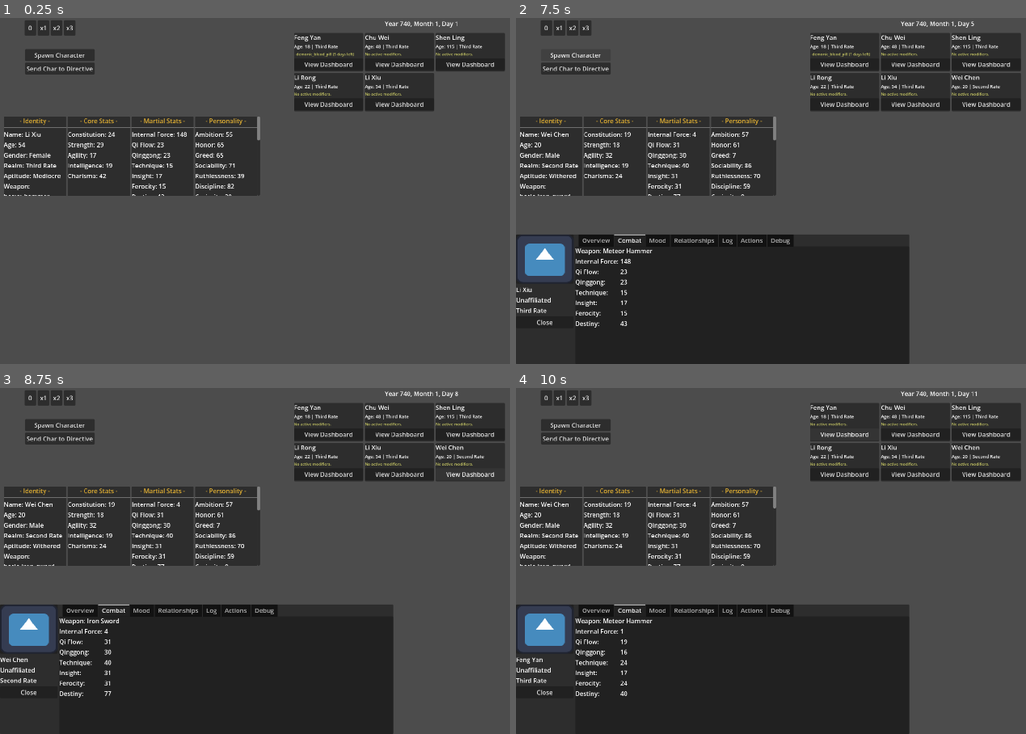
Above: before the commit, frames 1-4 (two rows, left to right).
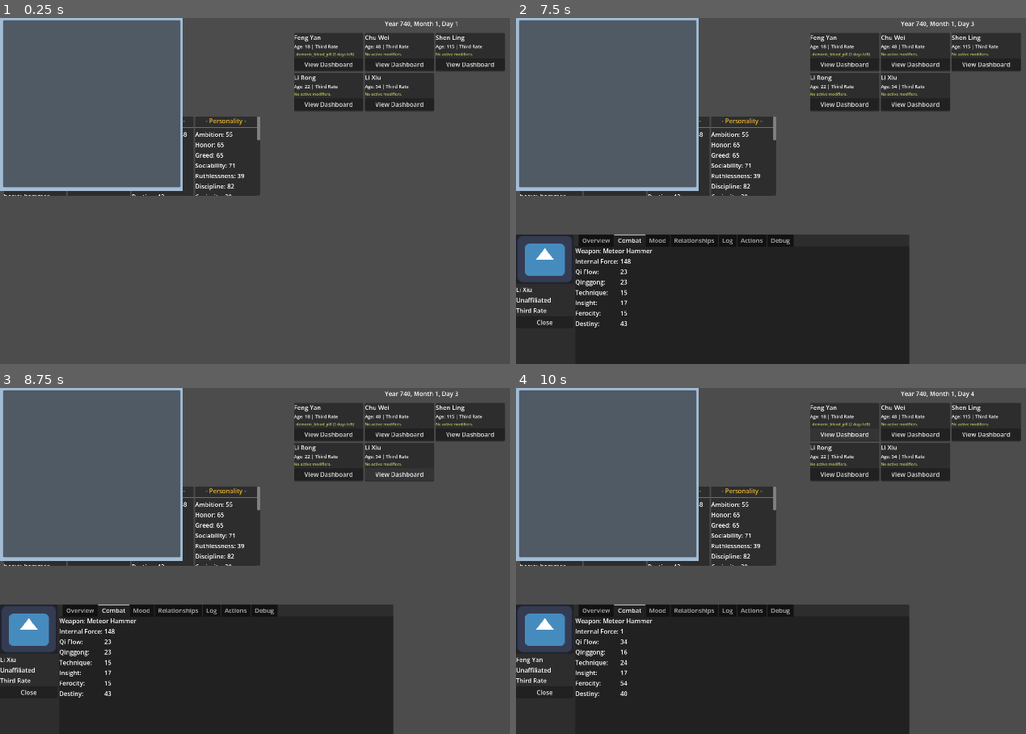
Above: after the commit, the same moments.

Repository: Chthonic-Studio/the_sect_master
Game: Godot game, scene res://Scenes/testing_grounds.tscn
Two runs of this game, one before a commit and one after it. Both use one fixed random seed, a clock stepped at 60 frames per second and the inputs below. The engine's default icon, where the game draws it, is replaced by a stand-in: a white triangle on a blue panel in a dark square.
Inputs:
- Up to frame 1 (0.25 s): no input
- Up to frame 2 (7.5 s): click "View Dashboard" at 0.5 s; click "View Dashboard" at 1.25 s; click "View Dashboard" at 2 s; click "View Dashboard" at 2.75 s; click "View Dashboard" at 3.5 s; click "0" at 4.25 s; click "x1" at 5 s; click "x2" at 5.75 s; click "x3" at 6.5 s; click "Spawn Character" at 7.25 s
- Up to frame 3 (8.75 s): click "View Dashboard" at 8 s
- Up to frame 4 (10 s): click "Send Char to Directive" at 8.75 s; click "View Dashboard" at 9.5 s

The runs differ from the first frame. In frame 1, 18% of the frame differs, in the area x 0-36%, y 0-50%; in frame 2, 19%; in frame 3, 19%; in frame 4, 19%, in the area x 0-100%, y 0-86%.

Commit message:
Persist delayed events and implement event popup UI
Adds a small debug scene and updates save/load plus the event popup UI.

- Scenes/Debug: add DEBUG_EventTestingGrounds.tscn (Node2D test scene).
- Scripts/Globals/Managers/save_manager.gd: include EventManager._delayed_events in saved simulation data under "delayed_events"; on load, reassign parsed events back to EventManager._delayed_events or clear it if missing.
- Scripts/UI/event_popup.gd: refactor popup to Control, add setup_popup(payload) to populate title/description, pause time when required, dynamically build option buttons (which call EventManager.select_player_option), and ensure the popup blocks background input.

Diff:
--- /dev/null
+++ b/Scenes/Debug/DEBUG_EventTestingGrounds.tscn
@@ -0,0 +1,3 @@
+[gd_scene format=3 uid="uid://dflpe2s3ug13i"]
+
+[node name="DebugEventTestingGrounds" type="Node2D" unique_id=1497832409]
--- a/Scenes/UI/event_popup.tscn
+++ b/Scenes/UI/event_popup.tscn
@@ -1,9 +1,55 @@
 [gd_scene format=3 uid="uid://6u047732u82x"]
 
+[ext_resource type="Script" uid="uid://di8hvlgc6i218" path="res://Scripts/UI/event_popup.gd" id="1_lkb7n"]
+
 [node name="EventPopup" type="Control" unique_id=1239546553]
+custom_minimum_size = Vector2(475, 450)
 layout_mode = 3
 anchors_preset = 0
 offset_left = 379.0
 offset_top = 87.0
-offset_right = 845.0
-offset_bottom = 548.0
+offset_right = 854.0
+offset_bottom = 537.0
+script = ExtResource("1_lkb7n")
+
+[node name="TextureRect" type="ColorRect" parent="." unique_id=1689617354]
+layout_mode = 1
+anchors_preset = 15
+anchor_right = 1.0
+anchor_bottom = 1.0
+grow_horizontal = 2
+grow_vertical = 2
+color = Color(0.6405344, 0.7418095, 0.8422679, 1)
+
+[node name="PanelContainer" type="PanelContainer" parent="." unique_id=1259546653]
+layout_mode = 1
+anchors_preset = -1
+anchor_left = 0.017167382
+anchor_top = 0.013015185
+anchor_right = 0.98712444
+anchor_bottom = 0.978308
+grow_horizontal = 2
+grow_vertical = 2
+metadata/_edit_use_anchors_ = true
+
+[node name="VBoxContainer" type="VBoxContainer" parent="PanelContainer" unique_id=506508395]
+layout_mode = 2
+
+[node name="TitleLabel" type="Label" parent="PanelContainer/VBoxContainer" unique_id=210475250]
+unique_name_in_owner = true
+layout_mode = 2
+
+[node name="EventImage" type="TextureRect" parent="PanelContainer/VBoxContainer" unique_id=942945135]
+unique_name_in_owner = true
+custom_minimum_size = Vector2(0, 200)
+layout_mode = 2
+
+[node name="DescLabel" type="RichTextLabel" parent="PanelContainer/VBoxContainer" unique_id=1073771884]
+unique_name_in_owner = true
+custom_minimum_size = Vector2(0, 100)
+layout_mode = 2
+
+[node name="OptionsContainer" type="VBoxContainer" parent="PanelContainer/VBoxContainer" unique_id=1981486412]
+unique_name_in_owner = true
+layout_mode = 2
+size_flags_vertical = 3
--- a/Scenes/testing_grounds.tscn
+++ b/Scenes/testing_grounds.tscn
@@ -2,6 +2,7 @@
 
 [ext_resource type="Script" uid="uid://c2h0cer1tsaxn" path="res://Scripts/Debug/testing_grounds.gd" id="1_gnny0"]
 [ext_resource type="PackedScene" uid="uid://bv6jc4jsyphvo" path="res://Scenes/UI/character_dashboard.tscn" id="2_dcuqf"]
+[ext_resource type="PackedScene" uid="uid://6u047732u82x" path="res://Scenes/UI/event_popup.tscn" id="3_abtgi"]
 
 [node name="TestingGrounds" type="Control" unique_id=137360398]
 layout_mode = 3
@@ -91,4 +92,8 @@
 text = "Send Char to Directive"
 
 [node name="CharacterDashboard" parent="." unique_id=1962542295 instance=ExtResource("2_dcuqf")]
+visible = false
 layout_mode = 1
+
+[node name="EventPopup" parent="." unique_id=1239546553 instance=ExtResource("3_abtgi")]
+layout_mode = 0
--- a/Scripts/Globals/Managers/save_manager.gd
+++ b/Scripts/Globals/Managers/save_manager.gd
@@ -31,9 +31,10 @@
 			"next_sect_id": SimulationManager.next_sect_id,
 			"characters": characters_dict,
 			"sects": sects_dict,
-			"sect_relationships": SimulationManager.sect_relationships
+			"sect_relationships": SimulationManager.sect_relationships,
+			"delayed_events": EventManager._delayed_events # NEW: Inject the delayed event queue
 		},
-		"world_logs": WorldLogManager.global_logs # Added World Logs
+		"world_logs": WorldLogManager.global_logs
 	}
 
 	# 2. Write to disk
@@ -72,6 +73,13 @@
 	if sim_data.has("sect_relationships"):
 		SimulationManager.sect_relationships = sim_data["sect_relationships"].duplicate()
 
+	if sim_data.has("delayed_events"):
+		var parsed_events: Array[Dictionary] = []
+		parsed_events.assign(sim_data["delayed_events"])
+		EventManager._delayed_events = parsed_events
+	else:
+		EventManager._delayed_events.clear()
+
 	SimulationManager.next_char_id = sim_data.get("next_char_id", 1)
 	SimulationManager.next_sect_id = sim_data.get("next_sect_id", 1)
 
--- a/Scripts/UI/event_popup.gd
+++ b/Scripts/UI/event_popup.gd
@@ -1,11 +1,50 @@
-extends Node
+extends Control
 
+## Dynamic UI for Events
+## Instantiated by UIManager.spawn_popup()
 
-# Called when the node enters the scene tree for the first time.
+var current_event_id: String = ""
+var current_context: Dictionary = {}
+
 func _ready() -> void:
-	pass # Replace with function body.
+	# Ensure the popup blocks interactions behind it
+	mouse_filter = Control.MOUSE_FILTER_STOP
 
+## Called automatically by UIManager.spawn_popup() if passed in payload
+func setup_popup(payload: Dictionary) -> void:
+	current_event_id = payload.get("event_id", "")
+	current_context = payload.get("context", {})
 
-# Called every frame. 'delta' is the elapsed time since the previous frame.
-func _process(delta: float) -> void:
-	pass
+	var event_data = DataManager.events_registry.get(current_event_id, {})
+
+	# 1. Setup Text & Image
+	%TitleLabel.text = event_data.get("title", "Event")
+	%DescLabel.text = EventManager._format_string(event_data.get("description", ""), current_context)
+
+	# 2. Pause Game if requested
+	if event_data.get("requires_pause", false):
+		TimeManager.set_time_speed(TimeManager.Speed.PAUSED)
+
+	# 3. Build Buttons
+	_build_options(event_data.get("options", {}))
+
+func _build_options(options: Dictionary) -> void:
+	var container = %OptionsContainer
+	for child in container.get_children():
+		child.queue_free()
+
+	for opt_id in options:
+		var opt_data = options[opt_id]
+		var btn = Button.new()
+
+		# Replace dynamic text in the button itself if needed
+		btn.text = EventManager._format_string(opt_data.get("text", "Confirm"), current_context)
+		btn.custom_minimum_size = Vector2(0, 40)
+
+		# Connect the click event
+		btn.pressed.connect(func(): _on_option_selected(opt_id))
+		container.add_child(btn)
+
+func _on_option_selected(option_id: String) -> void:
+	EventManager.select_player_option(current_event_id, option_id, current_context)
+	queue_free() # Destroy the popup
